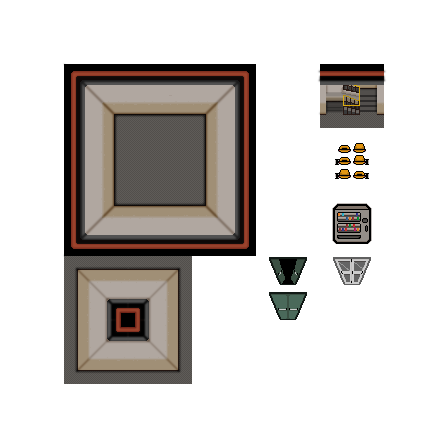
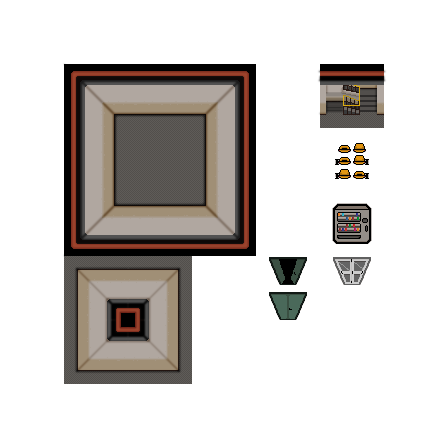
Layered file, before and after one edit (w=448, h=448). Changes by layer:
painted on "OPEN DOOR SHADOW copia" over [169, 95, 295, 275]
painted on "OPEN DOOR SHADOW" over [269, 261, 307, 285]
painted on "Livello 27" (1st of 2, in "door opened") over [278, 270, 298, 275]
painted on "CLOSED DOOR SHADOW" over [269, 294, 307, 320]
painted on "Livello 27" (2nd of 2, in "door closed") over [278, 308, 298, 310]
painted on "Livello 26" (2nd of 2, in "door closed") over [290, 308, 298, 310]
painted on "WHITE DOOR SHADOW" over [333, 261, 371, 285]
